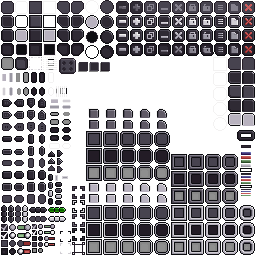
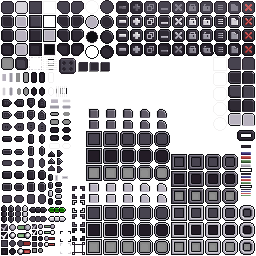
Layers edited between the first and the second 256x256 image:
added layer "Layer 3" above "Layer 2" over [15, 1, 28, 56]
